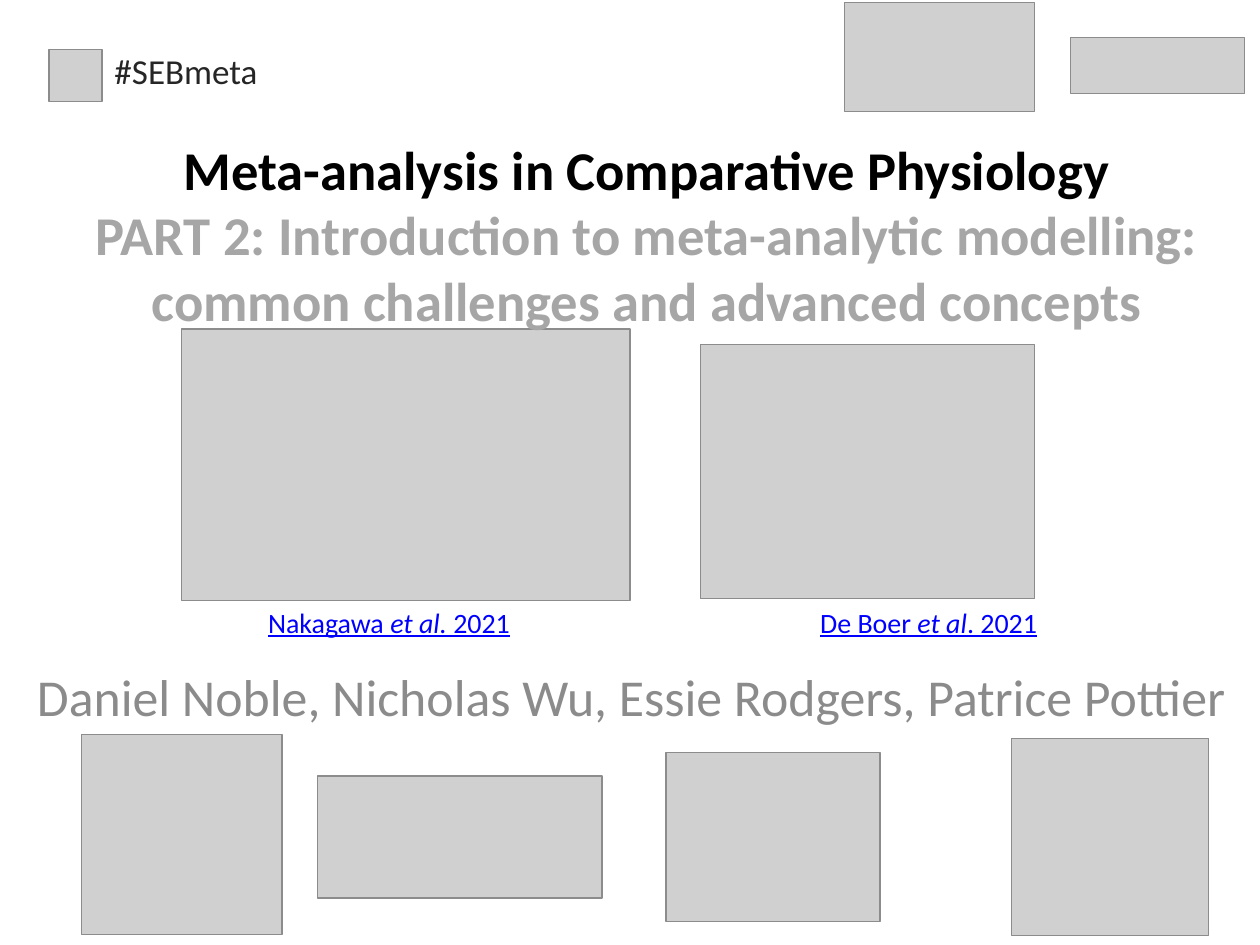
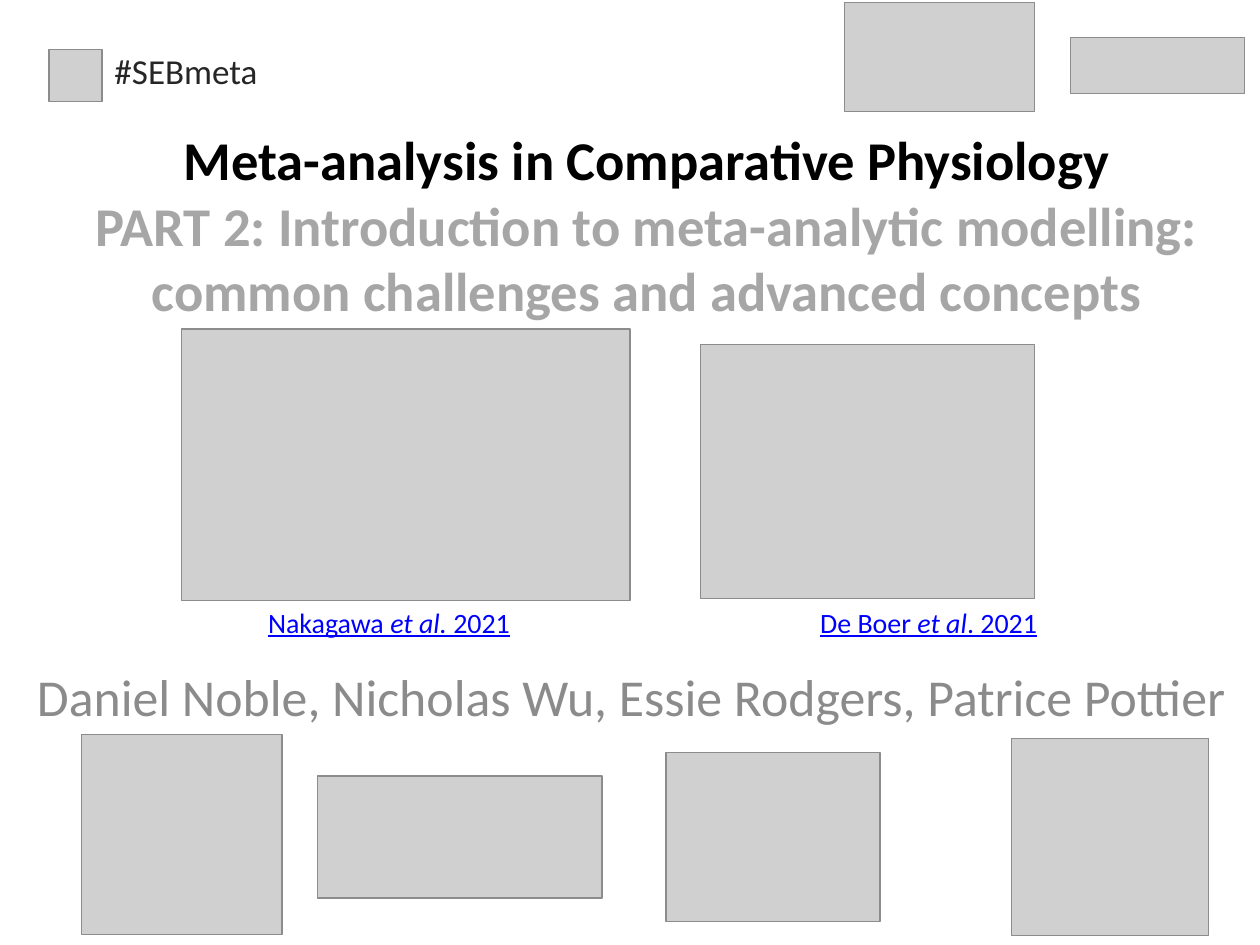
Before and after one commit to daniel1noble/meta-workshop, a slide deck: slide 1 of slides/2.Models.pptx. Drawn at 1260x945 pixels with LibreOffice and Linux fonts; fonts in the diff are those of the drawing; grey boxes stand for pictures. Boxes give left, top, right and bottom in pixels: in the first picture for what was removed or moved away, otherwise in the second. Text is boxed around its words. In the diff, an @@ line names an element or a change of style, - is before the commit and + after.

```diff
--- a/slides/2.Models.pptx
+++ b/slides/2.Models.pptx
@@ text "Meta-analysis in Comparative Physiology PART ..." rewrapped from (x1=95, y1=151, x2=1197, y2=334) to (x1=95, y1=141, x2=1197, y2=320) @@
```
Also in this commit, not shown: 13 slides added.
